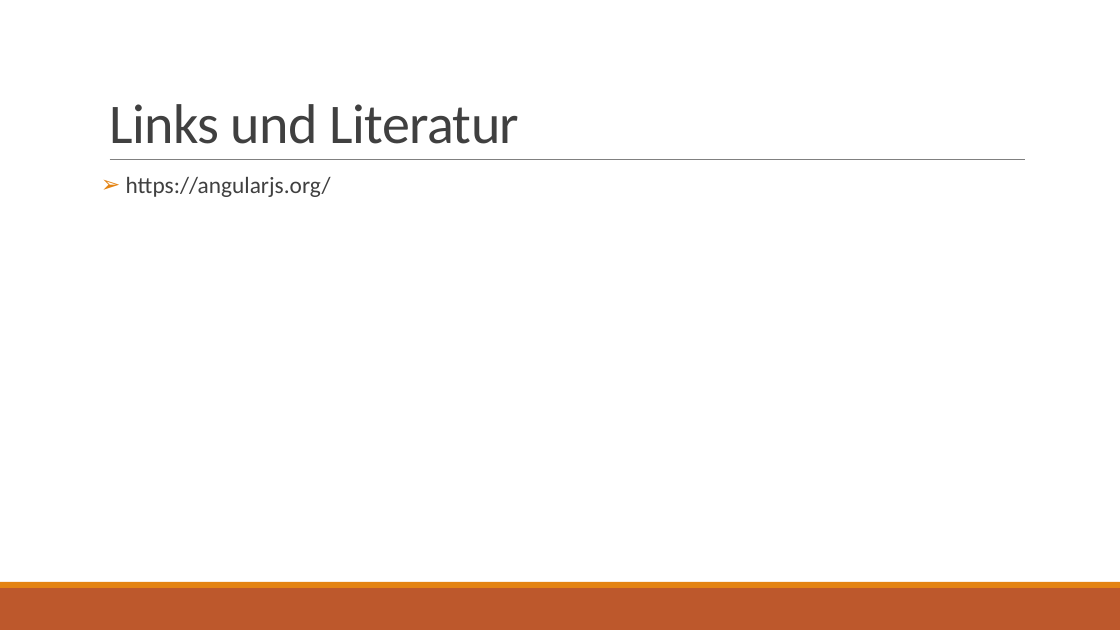
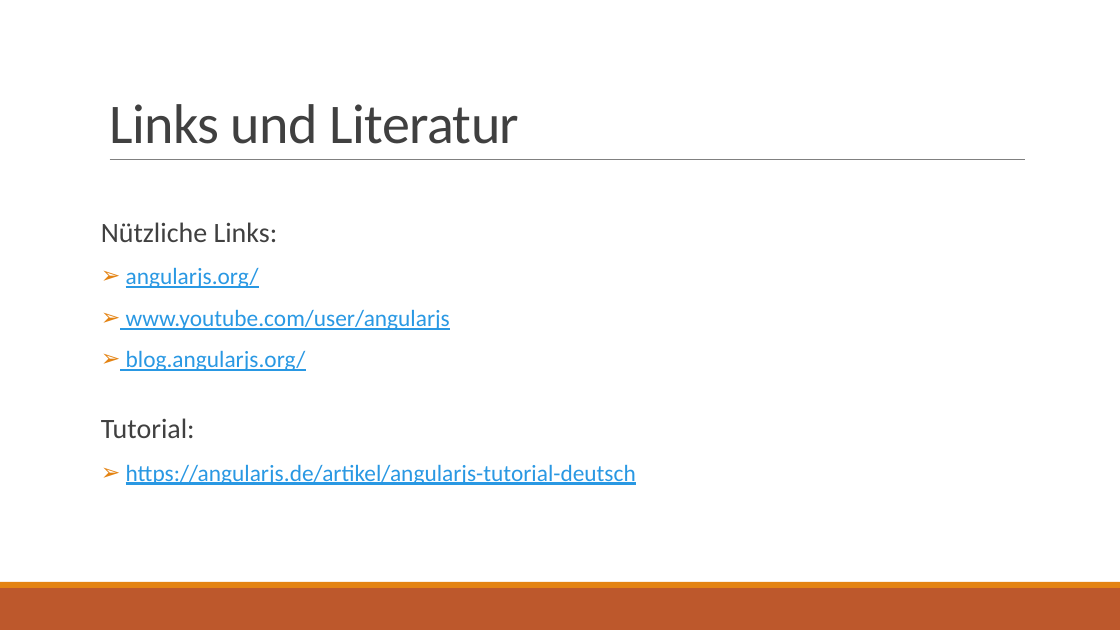
Before and after one commit to ptreyer/AngularJS, a slide deck: slide 22 of presentation/AngularJS.pptx (slide 11 before the commit). Drawn at 1120x630 pixels with LibreOffice and Linux fonts; fonts in the diff are those of the drawing. Boxes give left, top, right and bottom in pixels: in the first picture for what was removed or moved away, otherwise in the second. Text is boxed around its words. In the diff, an @@ line names an element or a change of style, - is before the commit and + after.

```diff
--- a/presentation/AngularJS.pptx
+++ b/presentation/AngularJS.pptx
@@ text at box(101, 222, 636, 485): text changed; text colour #404040 to #2998E3 @@
-➢ https://angularjs.org/
+Nützliche Links:
+➢ angularjs.org/
+➢ www.youtube.com/user/angularjs
+➢ blog.angularjs.org/
+Tutorial:
+➢ https://angularjs.de/artikel/angularjs-tutorial-deutsch
```
Also in this commit, not shown: 5 other slides changed, 16 slides added, 4 slides removed, 1 other file.
